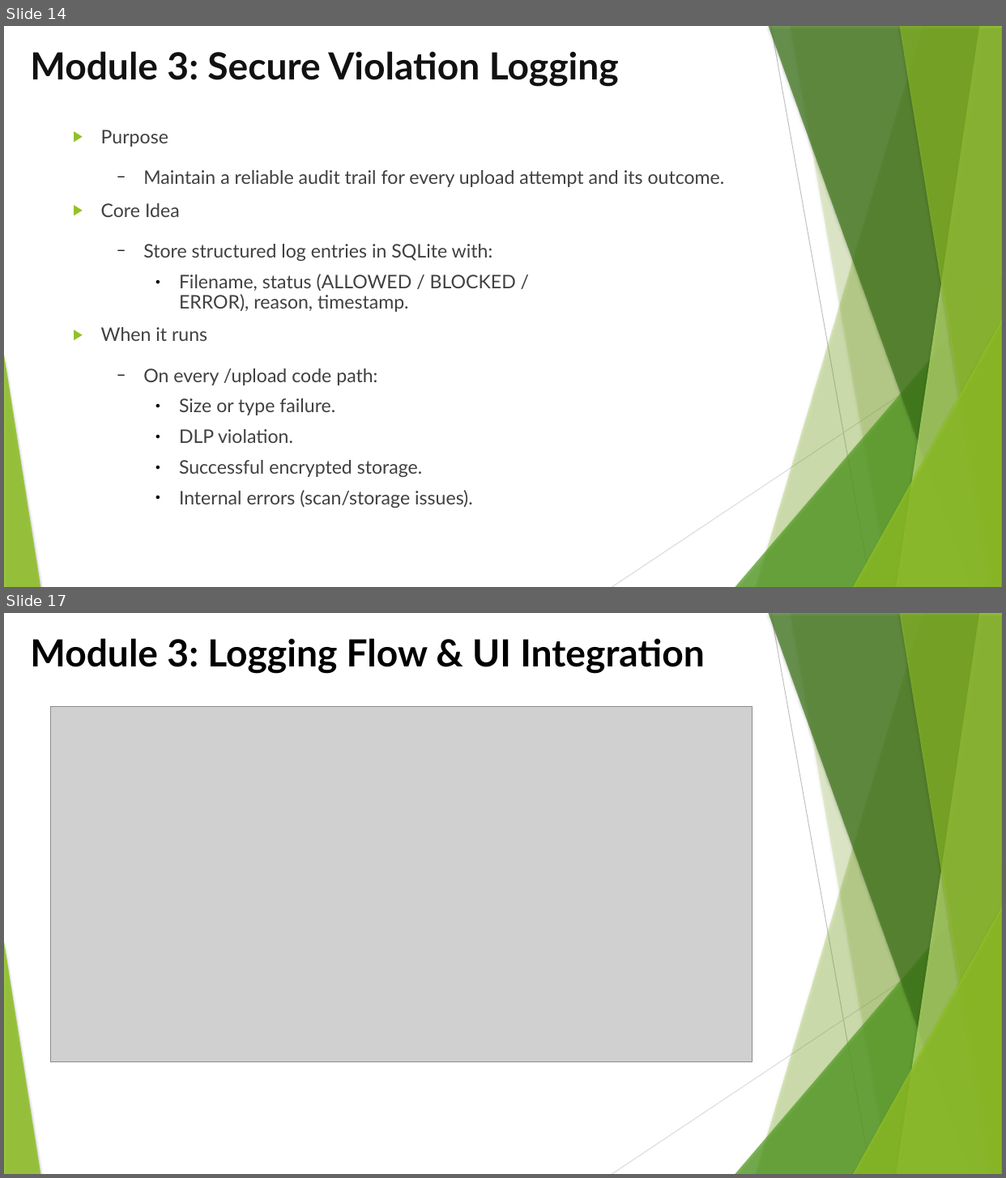
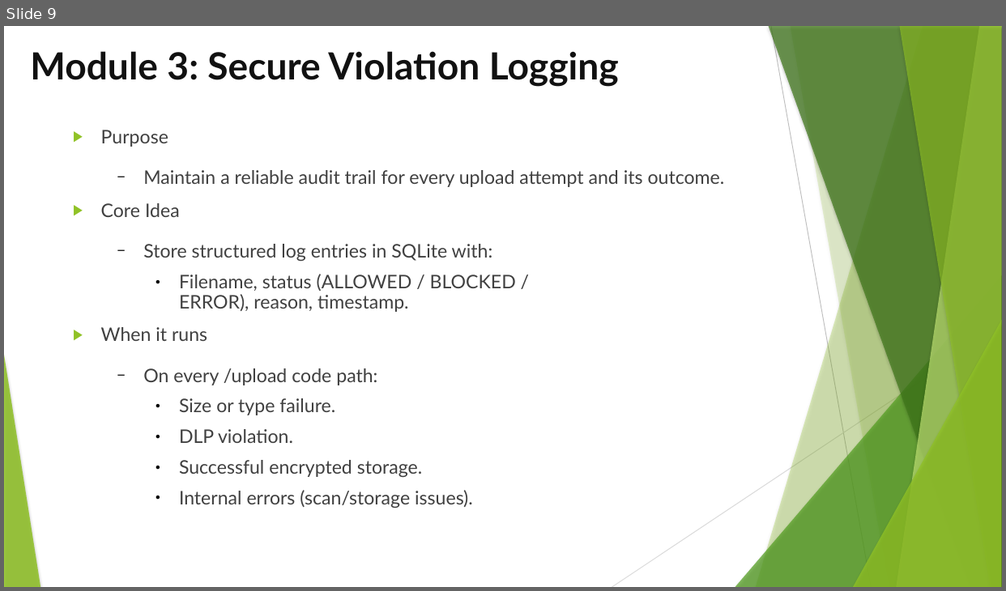
Before and after one commit to fyxvoid/cloud-dlp, a slide deck: cloud-dlp-review-II.pptx. Shown one above the other, each under a label of ours: slides 14 and 17 before the commit, slide 9 after it; the slides between them are not shown. The pictures are 1006x1178 and 1006x591 pixels, drawn with LibreOffice and Linux fonts; fonts in the diff are those of the drawing; grey boxes stand for pictures. Boxes give left, top, right and bottom in pixels: in the first picture for what was removed or moved away, otherwise in the second. Text is boxed around its words. In the diff, an @@ line names an element or a change of style, - is before the commit and + after.

```diff
--- a/cloud-dlp-review-II.pptx
+++ b/cloud-dlp-review-II.pptx
@@ slide 17 removed at [4,613,1002,1174], background #FFFFFF; not listed: 10 template elements that a slide beside it also shows @@
@@ title removed at [30,638,705,674] @@
-Module 3: Logging Flow & UI Integration
@@ picture removed at [50,707,752,1063] @@
@@ what was slide 14 is now slide 9 @@
@@ slide 9 changed as well @@
@@ freeform shape at [899,26,1002,587]: outline redrawn @@
```
Also in this commit, not shown: 9 other slides changed, 6 slides added, 8 other slides removed, 2 other files.
